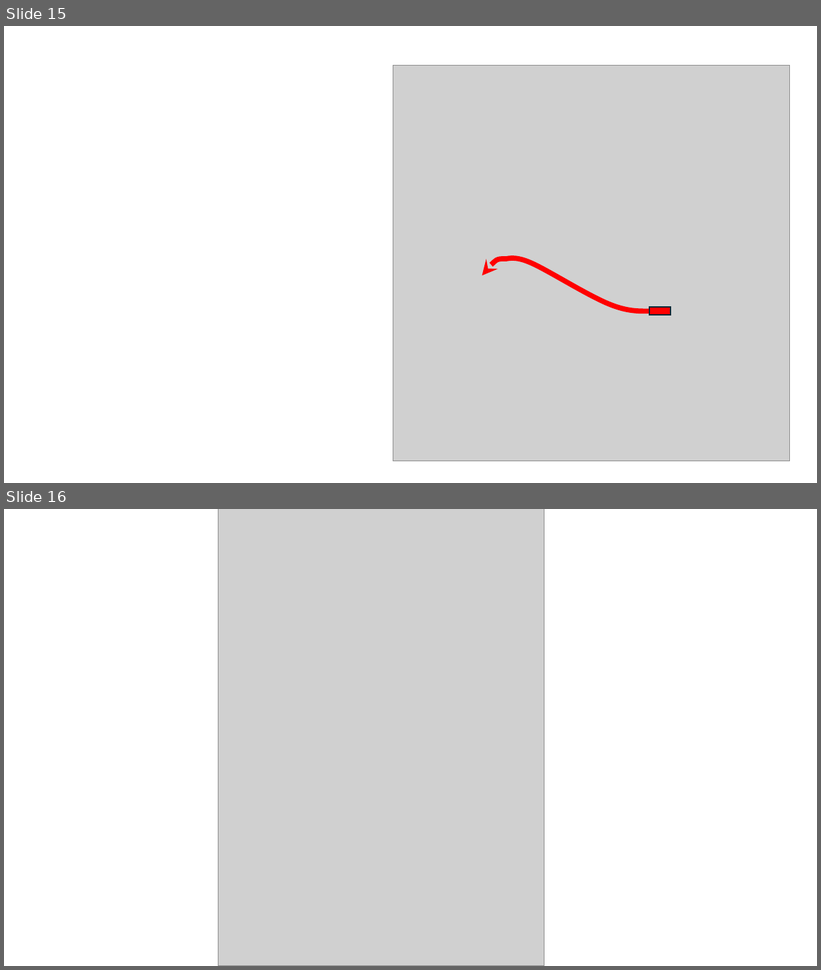
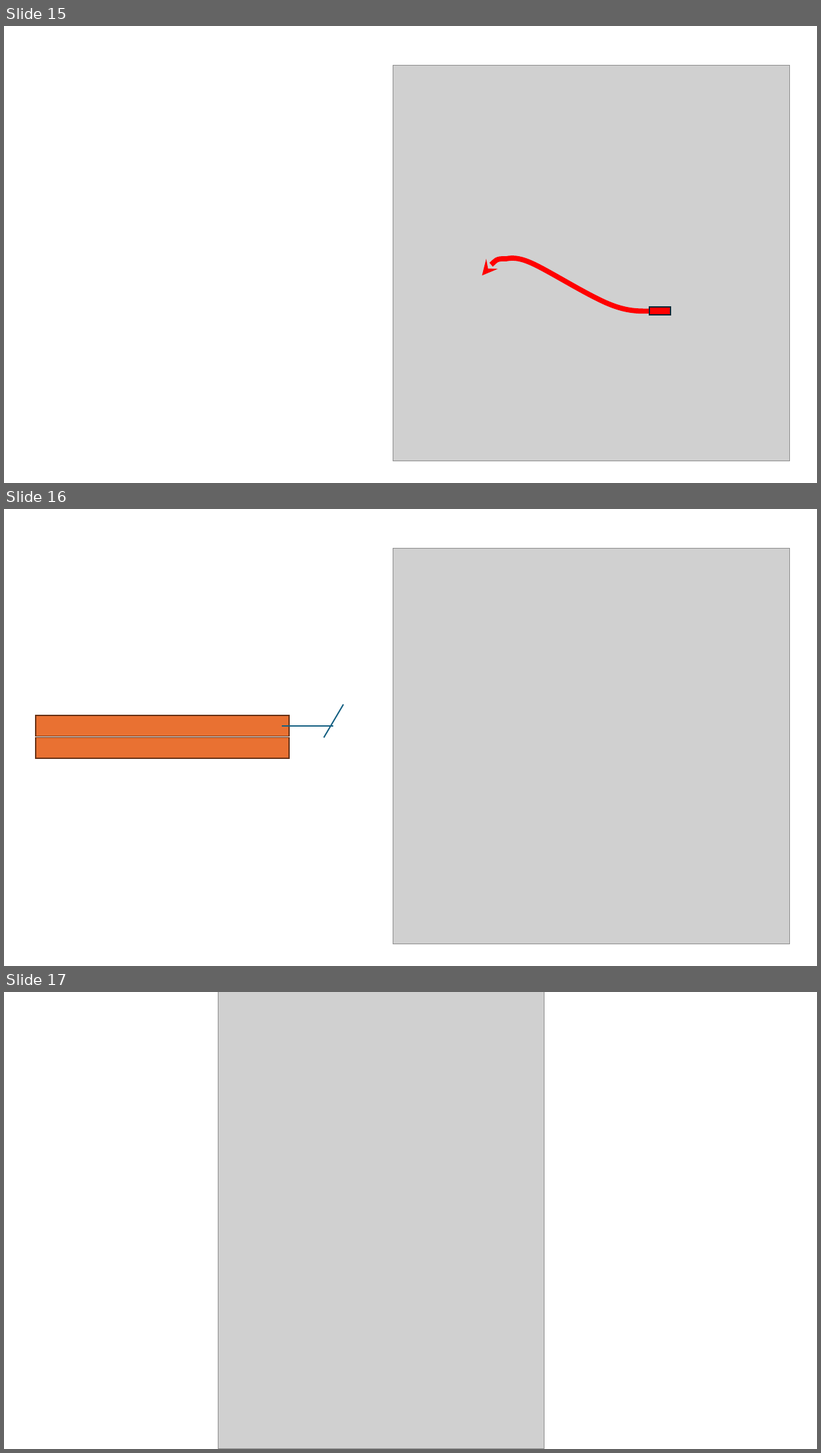
Before and after one commit to coenig/very-fast-math, a slide deck: examples/UrbanTopologies.pptx. Shown one above the other, each under a label of ours: slides 15 and 16 before the commit, slides 15, 16 and 17 after it. The pictures are 821x970 and 821x1453 pixels, drawn with LibreOffice and Linux fonts; fonts in the diff are those of the drawing; grey boxes stand for pictures; background and template pictures are left out. Boxes give left, top, right and bottom in pixels: in the first picture for what was removed or moved away, otherwise in the second. Text is boxed around its words. In the diff, an @@ line names an element or a change of style, - is before the commit and + after.

```diff
--- a/examples/UrbanTopologies.pptx
+++ b/examples/UrbanTopologies.pptx
@@ slide 16 added at box(4, 509, 817, 966), background picture (left out) @@
@@ picture added at box(393, 548, 789, 945) @@
@@ picture added at box(393, 548, 789, 945) @@
@@ line added from (344, 705) to (324, 738), #156082 1.5 pt @@
@@ rectangle added at box(36, 715, 289, 736), fill #E97132, outline #663216 1.5 pt @@
@@ line added from (282, 726) to (334, 726), #156082 1.5 pt @@
@@ rectangle added at box(36, 738, 289, 758), fill #E97132, outline #663216 1.5 pt @@
@@ what was slide 16 is now slide 17 @@
```
Also in this commit, not shown: 2 other files.
